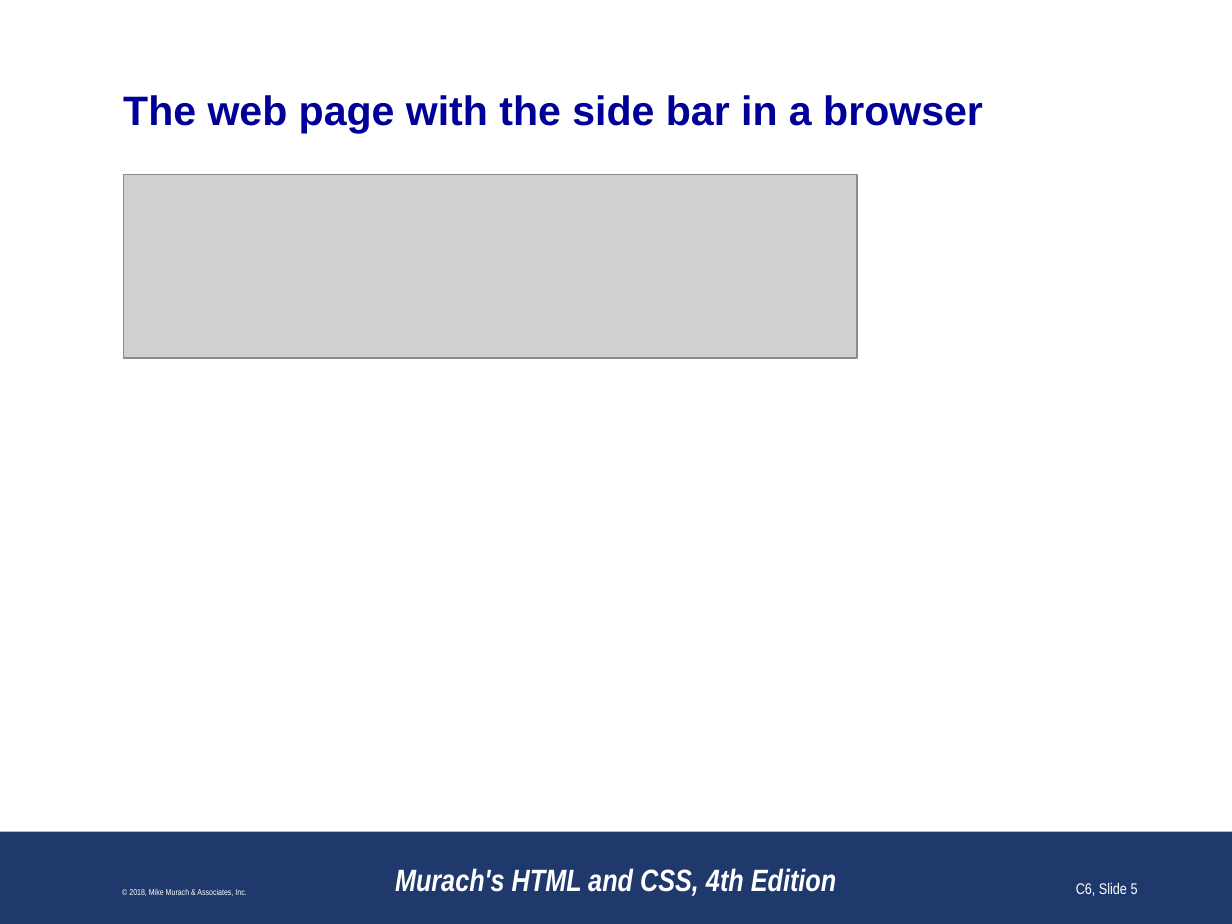
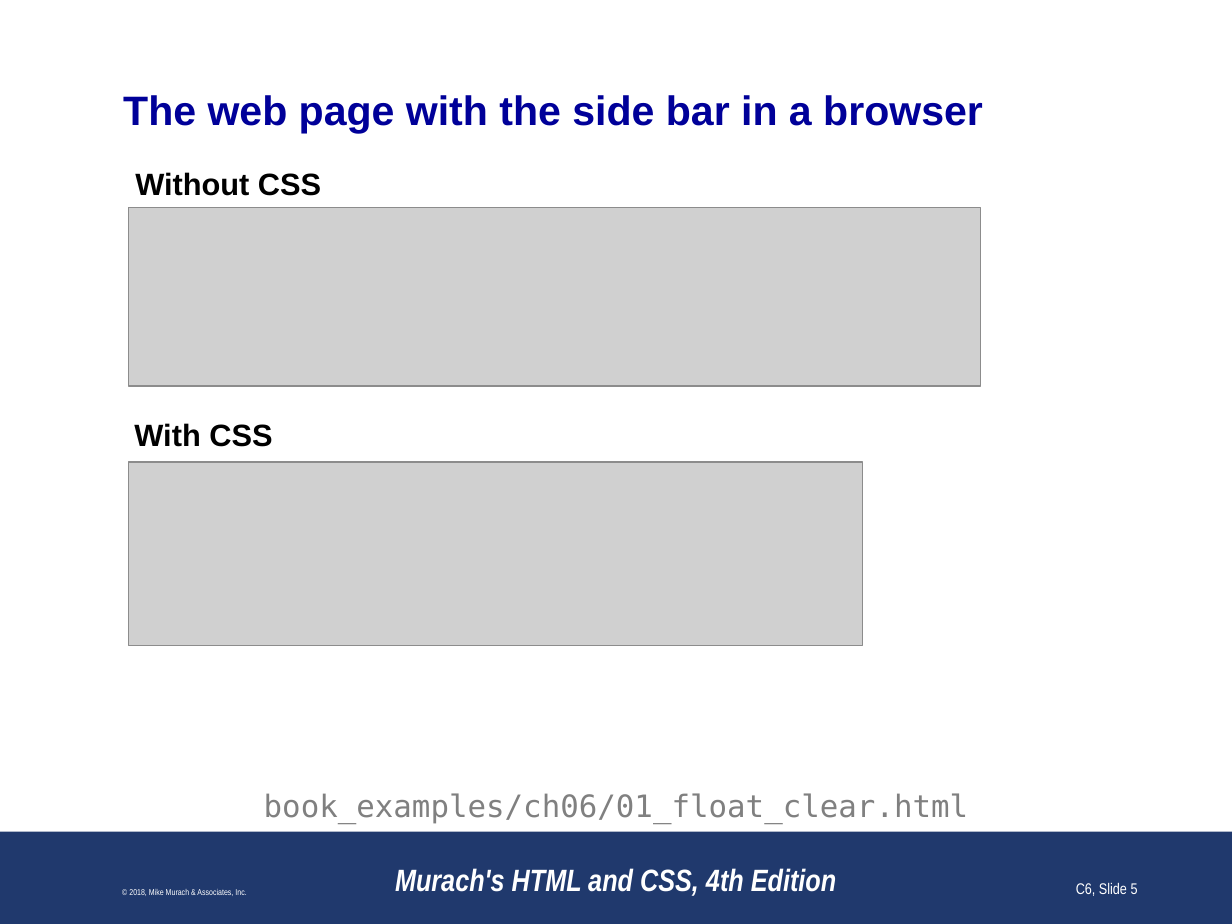
Before and after one commit to paulsmithkc/awd1000_base_lab_and_homework, a slide deck: slide 5 of murach_html_4e/slides/Chapter 6 slides (Revised).pptx. Drawn at 1232x924 pixels with LibreOffice and Linux fonts; fonts in the diff are those of the drawing; grey boxes stand for pictures; background and template pictures are left out. Boxes give left, top, right and bottom in pixels: in the first picture for what was removed or moved away, otherwise in the second. Text is boxed around its words. In the diff, an @@ line names an element or a change of style, - is before the commit and + after.

```diff
--- a/murach_html_4e/slides/Chapter 6 slides (Revised).pptx
+++ b/murach_html_4e/slides/Chapter 6 slides (Revised).pptx
@@ text added at bbox=[135, 172, 321, 196], 18 pt, text #000000, bold @@
+Without CSS
@@ picture added at bbox=[128, 208, 981, 387] @@
@@ text added at bbox=[134, 423, 272, 447], 18 pt, text #000000, bold @@
+With CSS
@@ picture: place and size @@
-picture at bbox=[123, 175, 857, 359]
+picture at bbox=[128, 462, 862, 646]
@@ text added at bbox=[264, 793, 969, 824], 18 pt, text #808080 @@
+book_examples/ch06/01_float_clear.html
```
Also in this commit, not shown: 26 other slides changed, 1 slide added, 3 slides removed.
